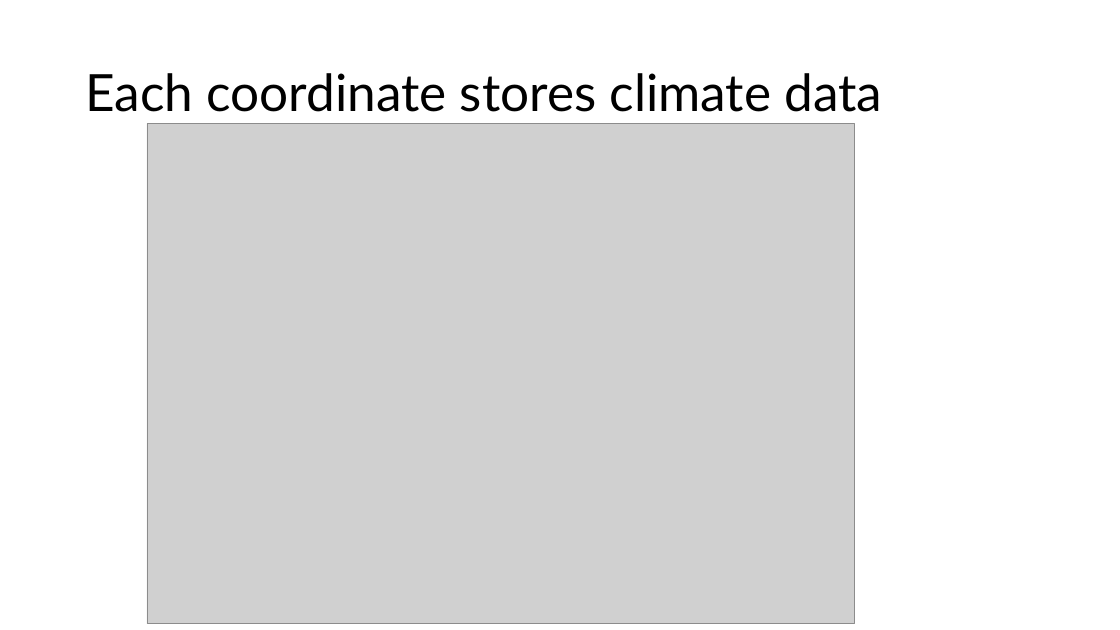
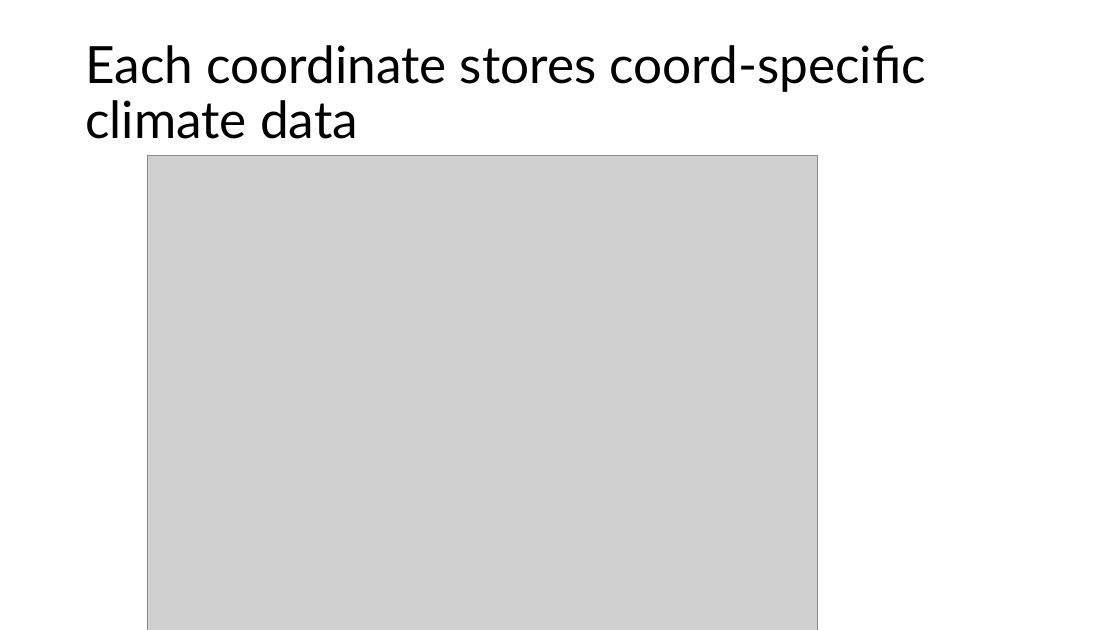
Before and after one commit to szkaifeng/ClimateDataIntro, a slide deck: slide 7 of Climate Data Introduction.pptx. Drawn at 1120x630 pixels with LibreOffice and Linux fonts; fonts in the diff are those of the drawing; grey boxes stand for pictures. Boxes give left, top, right and bottom in pixels: in the first picture for what was removed or moved away, otherwise in the second. Text is boxed around its words. In the diff, an @@ line names an element or a change of style, - is before the commit and + after.

```diff
--- a/Climate Data Introduction.pptx
+++ b/Climate Data Introduction.pptx
@@ title at (85,45,926,139): text changed @@
-Each coordinate stores climate data
+Each coordinate stores coord-specific climate data
@@ picture: place and size @@
-picture at (147,124,854,623)
+picture at (147,155,818,630)
```
Also in this commit, not shown: 11 other slides changed.
